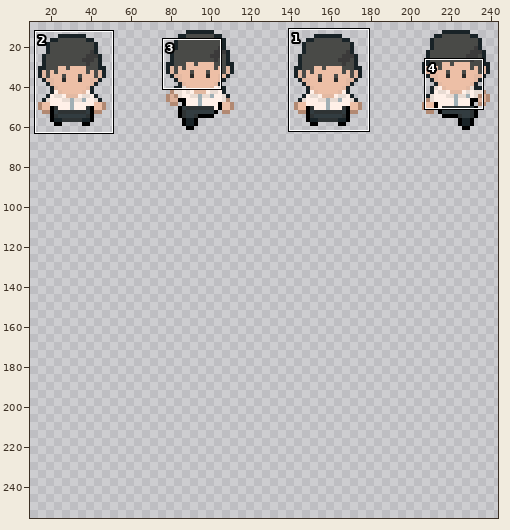
Two versions of one sprite sheet, Graphic/Character/MC.png. The picture above shows the old version from afar; the outline marks the close-up.
Close-up. Before the edit:
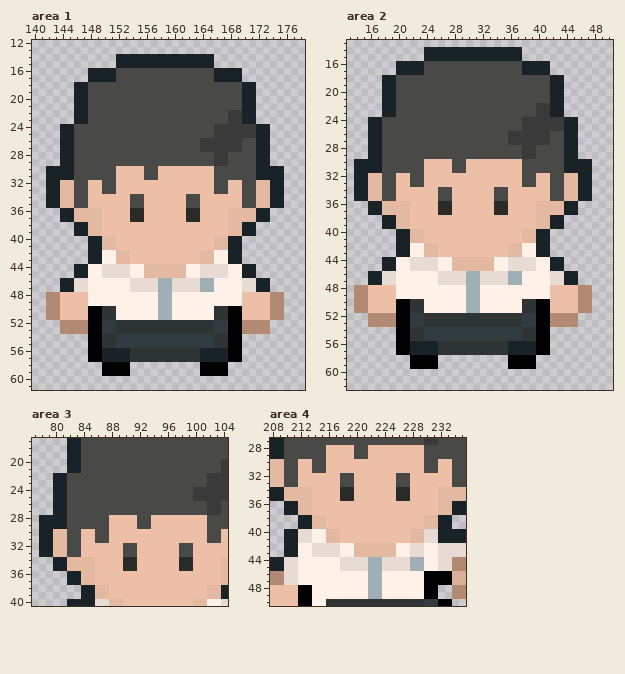
The file is 256x256 pixels. Colours within 5 levels of each other are drawn and written as one. Shown: area 1: x 140..178, y 12..61; area 2: x 13..50, y 13..62; area 3: x 77..104, y 17..40; area 4: x 208..235, y 27..50. The wide view leaves out empty margins. The commit also changed other parts of the picture, which this record leaves out.
New version:
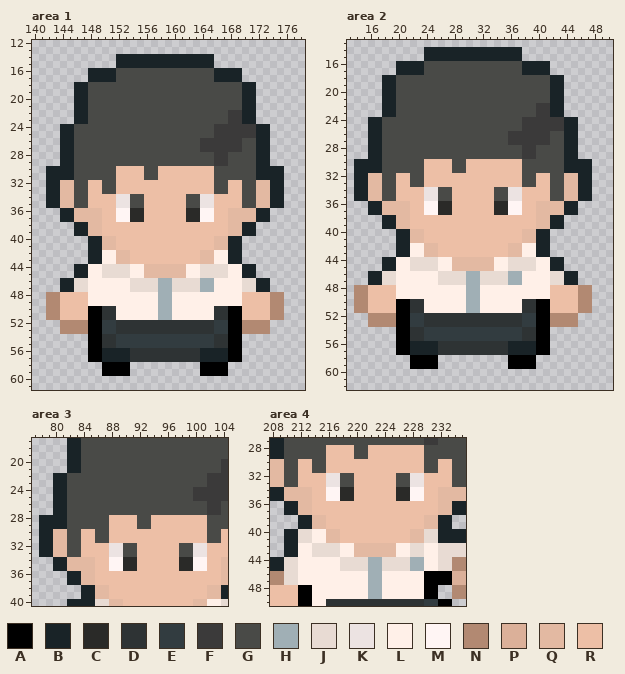
Palette (. is transparent): A #000000  B #192327  C #2a2a28  D #2e3334  E #323c40  F #3b3a3a  G #494a47  H #a0afb5  J #e8dbd3  K #ece3e2  L #fff0e8  M #fff5f4  N #b28972  P #dbb099  Q #e3b9a2  R #edbfa6
Edits made:
--- area 1
@@ x 150..167 @@
 33 GGRRRRRRRRRRRRRRGG
-34 RRRRGGRRRRRRGGRRRR
-35 RRRRGGRRRRRRGGRRRR
-36 RRRRCCRRRRRRCCRRRR
-37 RRRRCCRRRRRRCCRRRR
+34 RRKKGGRRRRRRGGKKRR
+35 RRKKGGRRRRRRGGKKRR
+36 RRMMCCRRRRRRCCMMRR
+37 RRMMCCRRRRRRCCMMRR
 38 RRRRRRRRRRRRRRRRRR
--- area 2
@@ x 22..39 @@
 33 GGRRRRRRRRRRRRRRGG
-34 RRRRGGRRRRRRGGRRRR
-35 RRRRGGRRRRRRGGRRRR
-36 RRRRCCRRRRRRCCRRRR
-37 RRRRCCRRRRRRCCRRRR
+34 RRKKGGRRRRRRGGKKRR
+35 RRKKGGRRRRRRGGKKRR
+36 RRMMCCRRRRRRCCMMRR
+37 RRMMCCRRRRRRCCMMRR
 38 RRRRRRRRRRRRRRRRRR
--- area 3
@@ x 86..103 @@
 31 GGRRRRRRRRRRRRRRGG
-32 RRRRGGRRRRRRGGRRRR
-33 RRRRGGRRRRRRGGRRRR
-34 RRRRCCRRRRRRCCRRRR
-35 RRRRCCRRRRRRCCRRRR
+32 RRKKGGRRRRRRGGKKRR
+33 RRKKGGRRRRRRGGKKRR
+34 RRMMCCRRRRRRCCMMRR
+35 RRMMCCRRRRRRCCMMRR
 36 RRRRRRRRRRRRRRRRRR
--- area 4
@@ x 214..231 @@
 31 GGRRRRRRRRRRRRRRGG
-32 RRRRGGRRRRRRGGRRRR
-33 RRRRGGRRRRRRGGRRRR
-34 RRRRCCRRRRRRCCRRRR
-35 RRRRCCRRRRRRCCRRRR
+32 RRKKGGRRRRRRGGKKRR
+33 RRKKGGRRRRRRGGKKRR
+34 RRMMCCRRRRRRCCMMRR
+35 RRMMCCRRRRRRCCMMRR
 36 RRRRRRRRRRRRRRRRRR
Boxes around the changes in both close-ups, in picture pixels (x1, y1, x2, y2):
changed: (116, 194, 130, 222)
changed: (200, 194, 214, 222)
changed: (424, 187, 438, 215)
changed: (508, 187, 522, 215)
changed: (109, 543, 123, 571)
changed: (193, 543, 207, 571)
changed: (326, 473, 340, 501)
changed: (410, 473, 424, 501)
